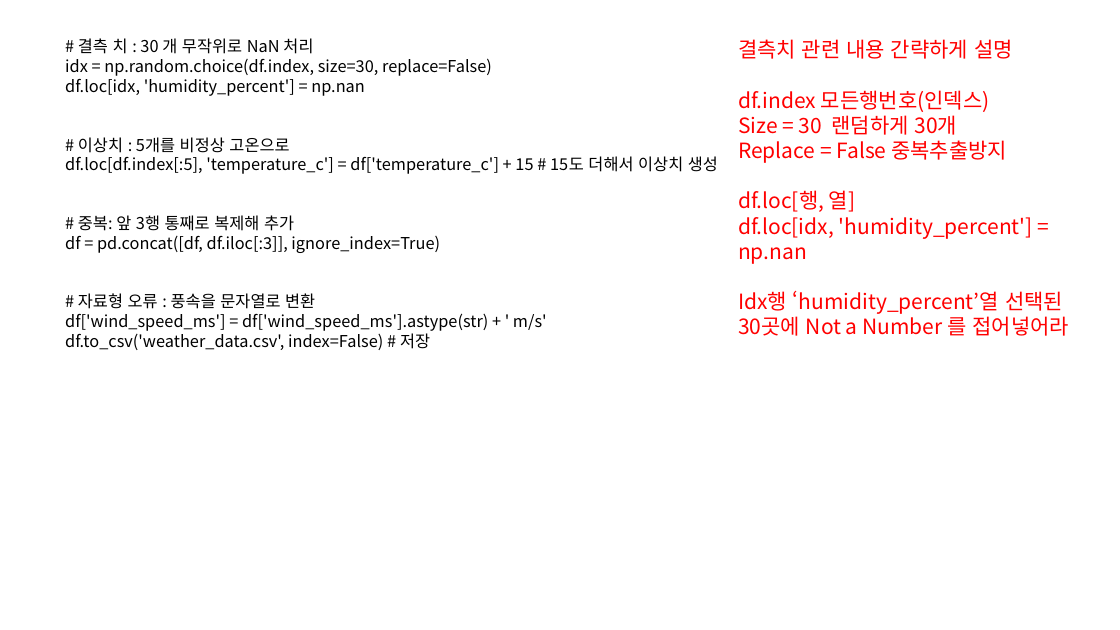
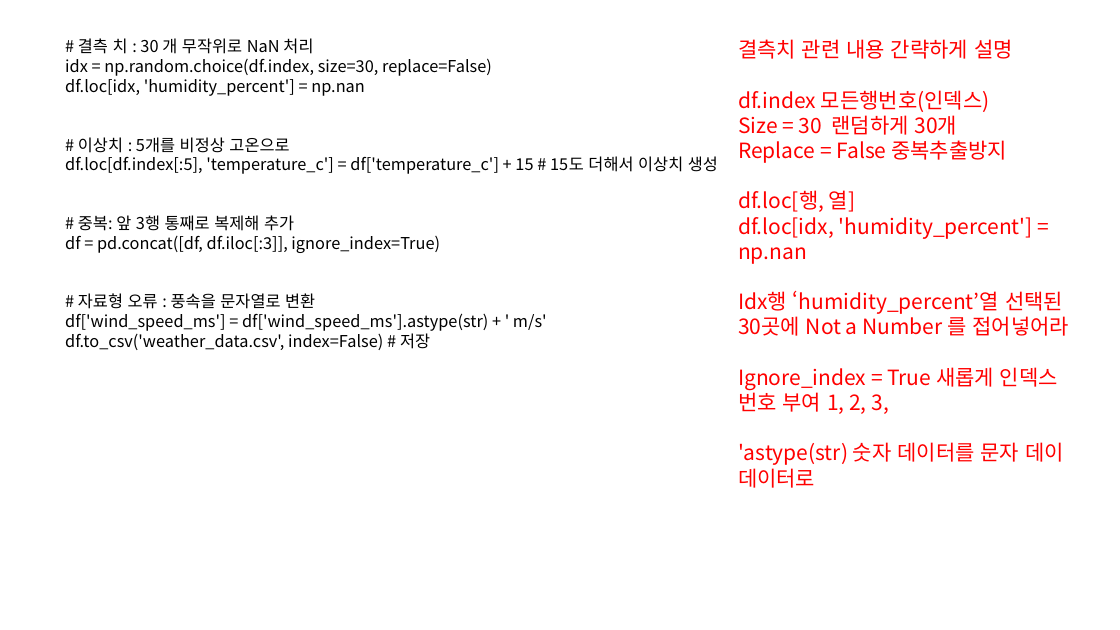
Before and after one commit to taesub0204/python, a slide deck: slide 4 of 반도체장비분석프로그래밍_python/천재성.pptx (slide 3 before the commit). Drawn at 1120x630 pixels with LibreOffice and Linux fonts; fonts in the diff are those of the drawing. Boxes give left, top, right and bottom in pixels: in the first picture for what was removed or moved away, otherwise in the second. Text is boxed around its words. In the diff, an @@ line names an element or a change of style, - is before the commit and + after.

Commit message:
장비데이터분석 PPT

```diff
--- a/반도체장비분석프로그래밍_python/천재성.pptx
+++ b/반도체장비분석프로그래밍_python/천재성.pptx
@@ text at (738, 367, 1064, 488): paragraphs added @@
+Ignore_index = True 새롭게 인덱스 번호 부여 1, 2, 3,
+'astype(str) 숫자 데이터를 문자 데이 데이터로
```
Also in this commit, not shown: 8 other slides changed, 2 slides added, 2 other files.
